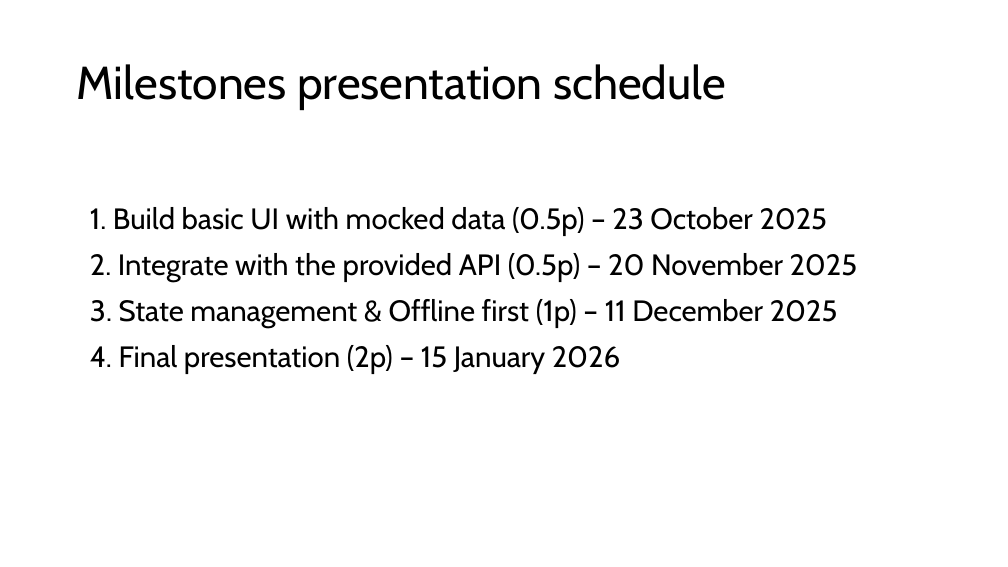
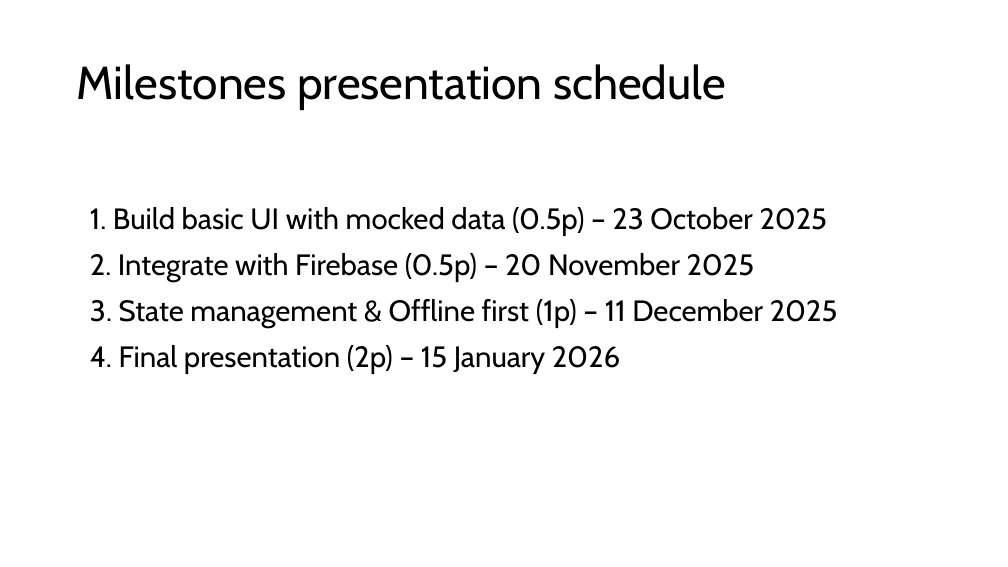
Before and after one commit to rusudinu/mobile-and-embedded-computing, a slide deck: slide 4 of w1/l1/Mobile-and-Embedded-Computing-Lab1.pptx. Drawn at 1008x567 pixels with LibreOffice and Linux fonts; fonts in the diff are those of the drawing. Boxes give left, top, right and bottom in pixels: in the first picture for what was removed or moved away, otherwise in the second. Text is boxed around its words. In the diff, an @@ line names an element or a change of style, - is before the commit and + after.

```diff
--- a/w1/l1/Mobile-and-Embedded-Computing-Lab1.pptx
+++ b/w1/l1/Mobile-and-Embedded-Computing-Lab1.pptx
@@ text at (90, 253, 755, 282): text changed @@
-2. Integrate with the provided API (0.5p) – 20 November 2025
+2. Integrate with Firebase (0.5p) – 20 November 2025
```
Also in this commit, not shown: 1 other file.
